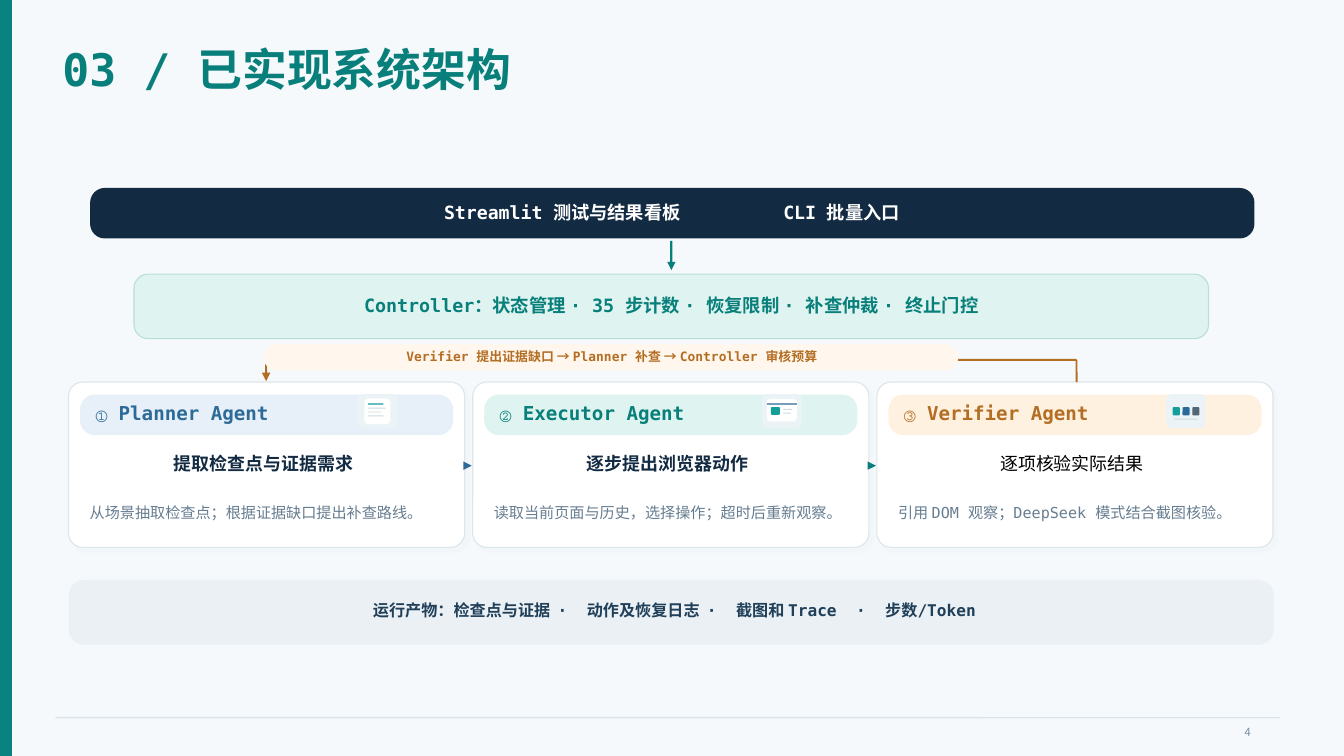
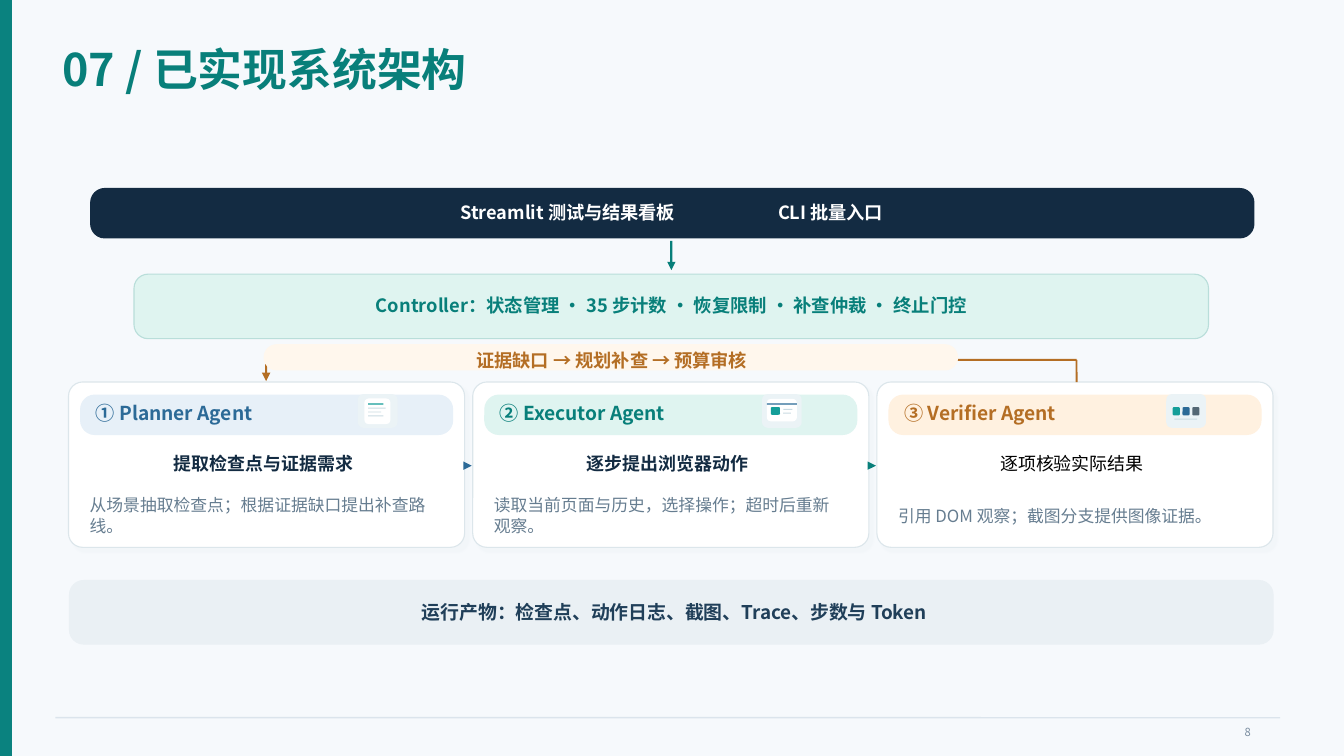
Before and after one commit to LockiYu/WebAppTester, a slide deck: slide 8 of 2-张诗豪组-中期汇报.pptx (slide 4 before the commit). Drawn at 1344x756 pixels with LibreOffice and Linux fonts; fonts in the diff are those of the drawing. Boxes give left, top, right and bottom in pixels: in the first picture for what was removed or moved away, otherwise in the second. Text is boxed around its words. In the diff, an @@ line names an element or a change of style, - is before the commit and + after.

```diff
--- a/2-张诗豪组-中期汇报.pptx
+++ b/2-张诗豪组-中期汇报.pptx
@@ text at <box>62,47,467,90</box>: text changed; font DejaVu Sans Mono to Noto Sans CJK SC @@
-03 / 已实现系统架构
+07 / 已实现系统架构
@@ text at <box>477,351,748,369</box>: text changed; size 9.2 to 13 pt; font DejaVu Sans Mono to Noto Sans CJK SC @@
-Verifier 提出证据缺口 → Planner 补查 → Controller 审核预算
+证据缺口 → 规划补查 → 预算审核
@@ font DejaVu Sans Mono to Noto Sans CJK SC in 5 elements at <box>460,203,884,221</box>, <box>376,296,966,314</box>, <box>96,403,253,425</box>, <box>500,403,665,425</box>, <box>904,403,1056,425</box> @@
@@ text "从场景抽取检查点；根据证据缺口提出补查路线。" at <box>90,497,426,533</box>: size 10.8 to 12 pt, font DejaVu Sans Mono to Noto Sans CJK SC @@
@@ text "读取当前页面与历史，选择操作；超时后重新观察。" at <box>494,497,830,533</box>: size 10.8 to 12 pt, font DejaVu Sans Mono to Noto Sans CJK SC @@
@@ text at <box>898,508,1212,525</box>: text changed; size 10.8 to 12 pt; font DejaVu Sans Mono to Noto Sans CJK SC @@
-引用 DOM 观察；DeepSeek 模式结合截图核验。
+引用 DOM 观察；截图分支提供图像证据。
@@ text at <box>422,603,927,621</box>: text changed; size 11.5 to 13.5 pt; font DejaVu Sans Mono to Noto Sans CJK SC @@
-运行产物：检查点与证据 · 动作及恢复日志 · 截图和 Trace · 步数/Token
+运行产物：检查点、动作日志、截图、Trace、步数与 Token
@@ text at <box>1245,728,1251,736</box>: text changed @@
-4
+8
```
Also in this commit, not shown: 16 other slides changed, 3 slides added, 1 slide removed.
